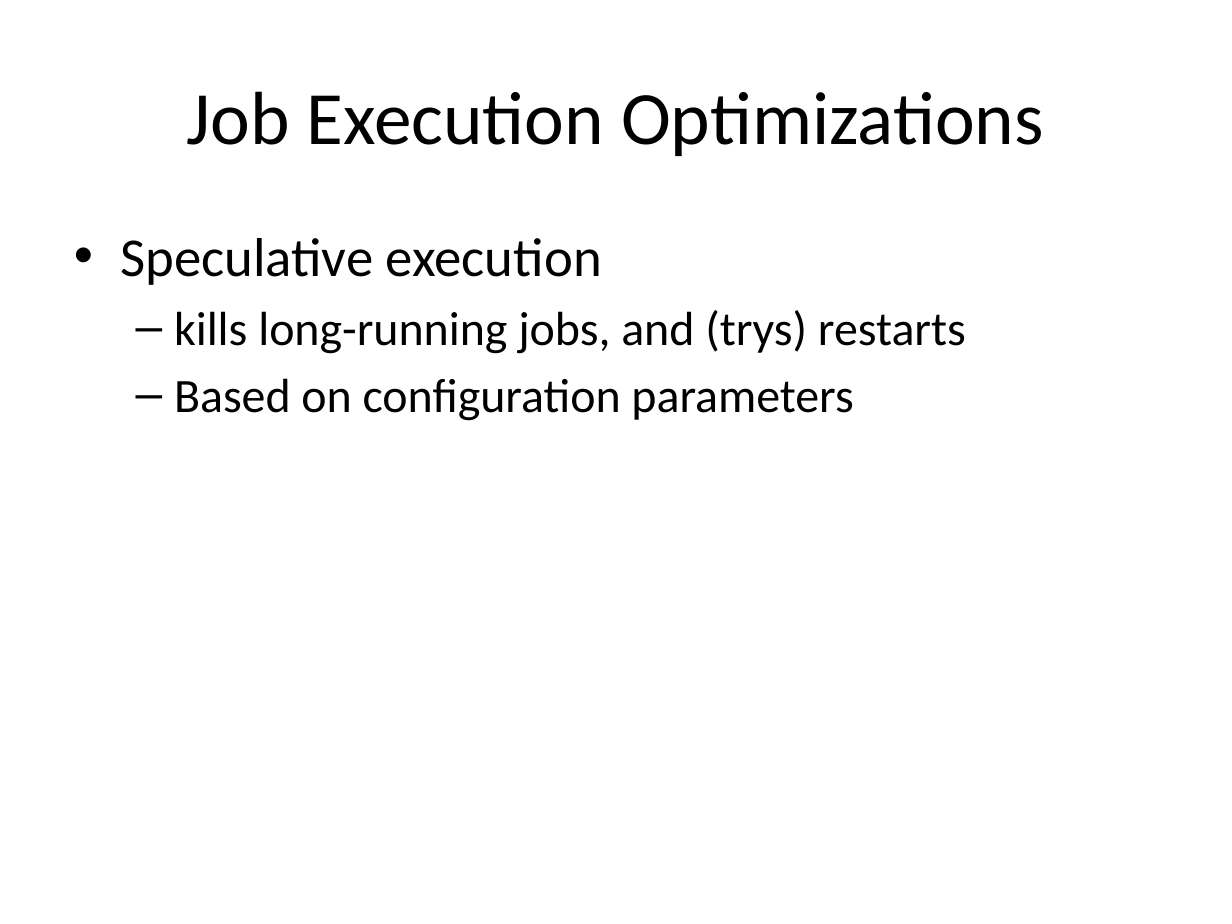
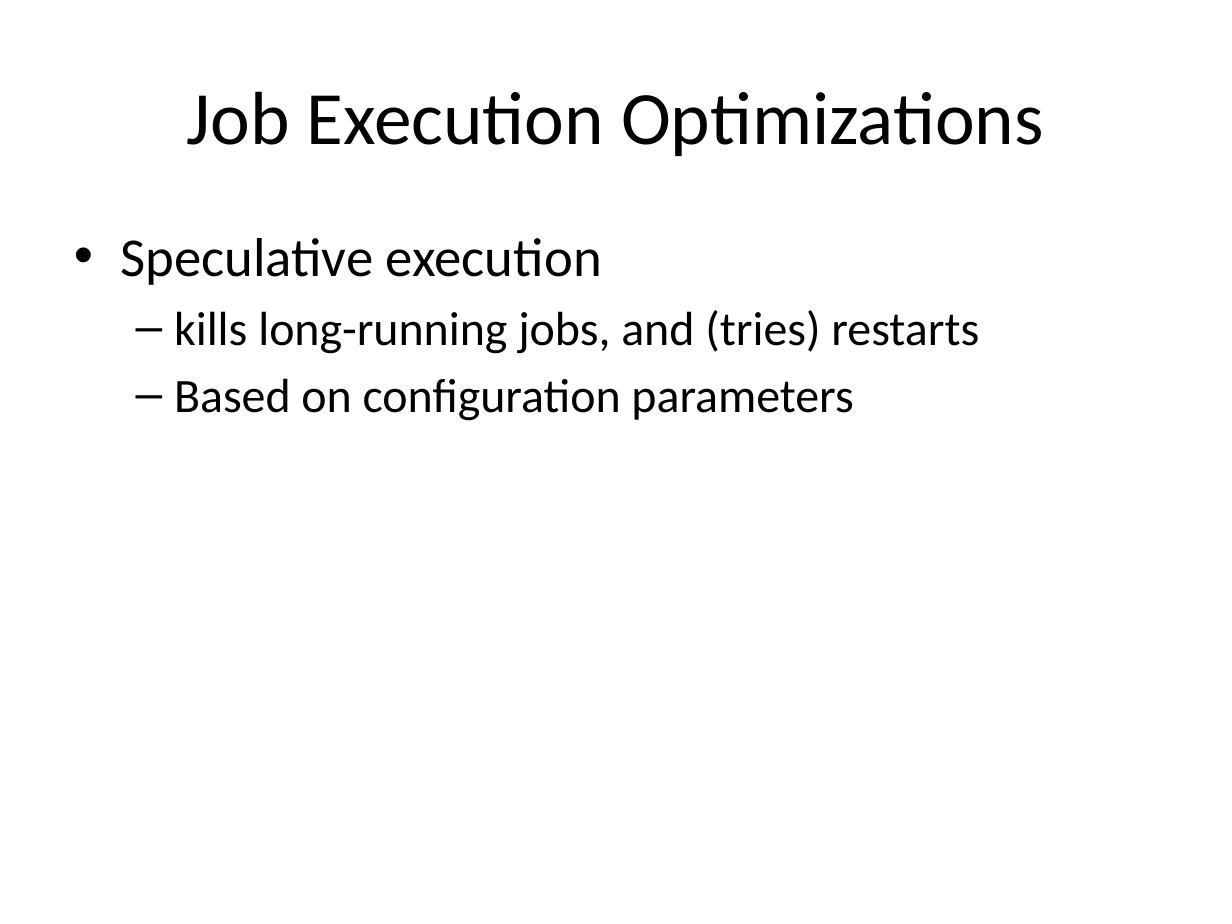
Before and after one commit to jayurbain/HadoopIntro, a slide deck: slide 38 of MapReduce 1.pptx. Drawn at 1232x924 pixels with LibreOffice and Linux fonts; fonts in the diff are those of the drawing. Boxes give left, top, right and bottom in pixels: in the first picture for what was removed or moved away, otherwise in the second. Text is boxed around its words. In the diff, an @@ line names an element or a change of style, - is before the commit and + after.

```diff
--- a/MapReduce 1.pptx
+++ b/MapReduce 1.pptx
@@ text at box(174, 310, 979, 354): text changed @@
-  – kills long-running jobs, and (trys) restarts
+  – kills long-running jobs, and (tries) restarts
```
Also in this commit, not shown: 12 other slides changed.
